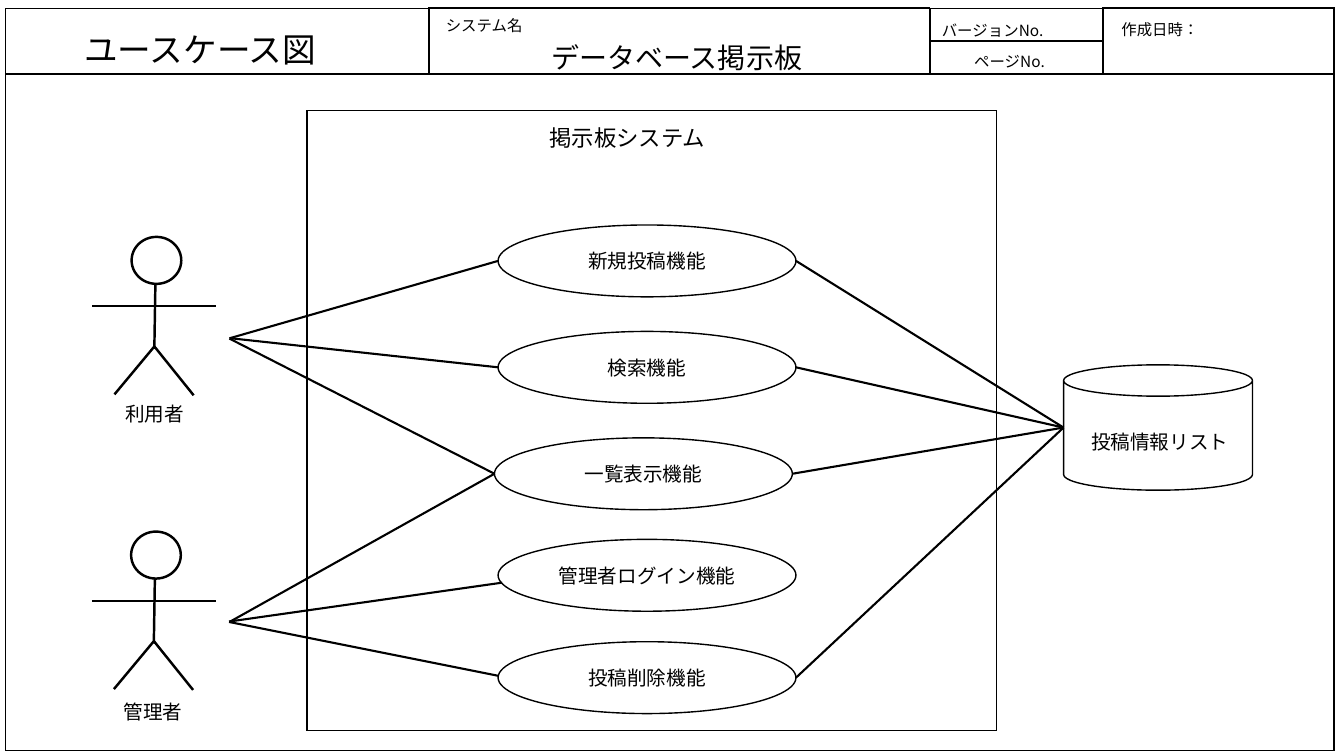
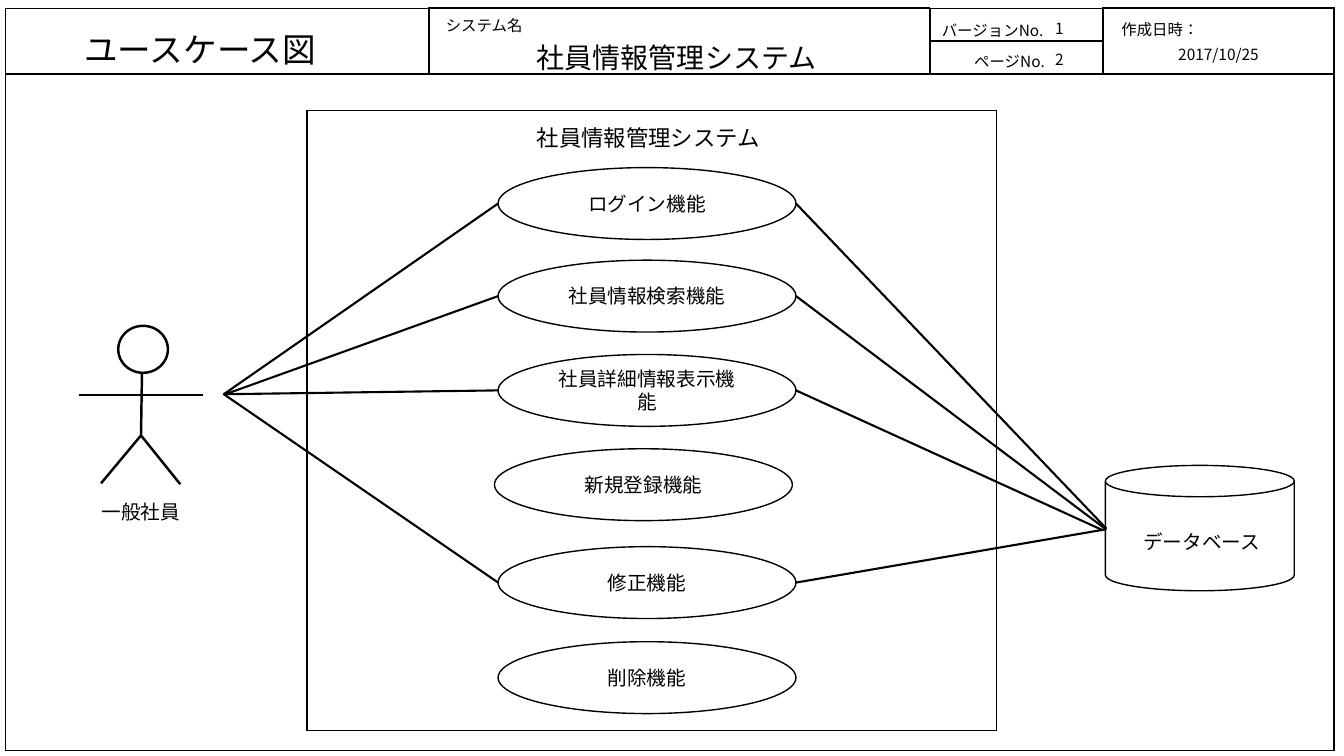
Before and after one commit to java201710/java, a slide deck: slide 2 of 総合演習資料/2.外部設計/ユースケース図_DB.pptx. Drawn at 1344x756 pixels with LibreOffice and Linux fonts; fonts in the diff are those of the drawing. Boxes give left, top, right and bottom in pixels: in the first picture for what was removed or moved away, otherwise in the second. Text is boxed around its words. In the diff, an @@ line names an element or a change of style, - is before the commit and + after.

```diff
--- a/総合演習資料/2.外部設計/ユースケース図_DB.pptx
+++ b/総合演習資料/2.外部設計/ユースケース図_DB.pptx
@@ text added at (x1=1055, y1=22, x2=1064, y2=34), 11 pt, text #000000 @@
+1
@@ text at (x1=537, y1=44, x2=817, y2=75): text changed @@
-データベース掲示板
+社員情報管理システム
@@ text added at (x1=1055, y1=53, x2=1064, y2=65), 11 pt, text #000000 @@
+2
@@ text added at (x1=1178, y1=47, x2=1259, y2=63), 11 pt, text #000000 @@
+2017/10/25
@@ text at (x1=537, y1=127, x2=760, y2=148): text changed @@
-掲示板システム
+社員情報管理システム
@@ ellipse added at (x1=498, y1=167, x2=797, y2=239), outline #000000 1 pt, 14 pt, text #000000 @@
+ログイン機能
@@ line moved from (495, 474) - (230, 622) to (224, 394) - (498, 204) @@
@@ line moved from (797, 261) - (1064, 427) to (797, 204) - (1106, 528) @@
@@ ellipse "社員情報検索機能" moved from (x1=498, y1=225, x2=797, y2=296) to (x1=498, y1=260, x2=797, y2=332) @@
@@ line moved from (230, 339) - (498, 261) to (225, 394) - (498, 296) @@
@@ text in ellipse at (x1=568, y1=286, x2=725, y2=305): text changed @@
-新規投稿機能
+社員情報検索機能
@@ line moved from (797, 367) - (1064, 427) to (797, 296) - (1106, 529) @@
@@ group removed at (x1=93, y1=237, x2=217, y2=395): 4 lines, 1 ellipse @@
@@ ellipse "社員詳細情報表示機能" moved from (x1=498, y1=332, x2=797, y2=403) to (x1=498, y1=355, x2=797, y2=426) @@
@@ text in ellipse at (x1=559, y1=369, x2=736, y2=411): text changed @@
-検索機能
+社員詳細情報表示機能
@@ text removed at (x1=125, y1=404, x2=184, y2=423) @@
-利用者
@@ line moved from (232, 339) - (498, 367) to (224, 394) - (498, 390) @@
@@ line moved from (230, 339) - (495, 474) to (224, 394) - (498, 583) @@
@@ line moved from (792, 474) - (1064, 427) to (797, 390) - (1103, 530) @@
@@ 4 lines, 1 ellipse moved together from (x1=92, y1=531, x2=216, y2=690) to (x1=79, y1=326, x2=203, y2=484) @@
@@ ellipse "新規登録機能" moved from (x1=495, y1=438, x2=793, y2=509) to (x1=495, y1=449, x2=793, y2=520) @@
@@ line removed from (797, 678) to (1064, 427) @@
@@ text removed at (x1=1091, y1=432, x2=1228, y2=451) @@
-投稿情報リスト
@@ text in ellipse at (x1=584, y1=475, x2=702, y2=494): text changed @@
-一覧表示機能
+新規登録機能
@@ cylinder moved from (x1=1064, y1=365, x2=1252, y2=490) to (x1=1106, y1=466, x2=1295, y2=591) @@
@@ text added at (x1=101, y1=502, x2=179, y2=521), 14 pt, text #000000 @@
+一般社員
@@ line moved from (229, 622) - (502, 583) to (797, 583) - (1106, 529) @@
@@ text added at (x1=1143, y1=532, x2=1260, y2=550), 14 pt, text #000000 @@
+データベース
@@ ellipse "修正機能" moved from (x1=498, y1=539, x2=797, y2=611) to (x1=498, y1=546, x2=797, y2=618) @@
@@ text in ellipse at (x1=608, y1=573, x2=686, y2=592): text changed @@
-管理者ログイン機能
+修正機能
@@ line removed from (498, 676) to (229, 622) @@
@@ text in ellipse at (x1=608, y1=668, x2=686, y2=687): text changed @@
-投稿削除機能
+削除機能
@@ text removed at (x1=124, y1=702, x2=183, y2=721) @@
-管理者
```
Also in this commit, not shown: 1 other slide changed, 1 other file.
